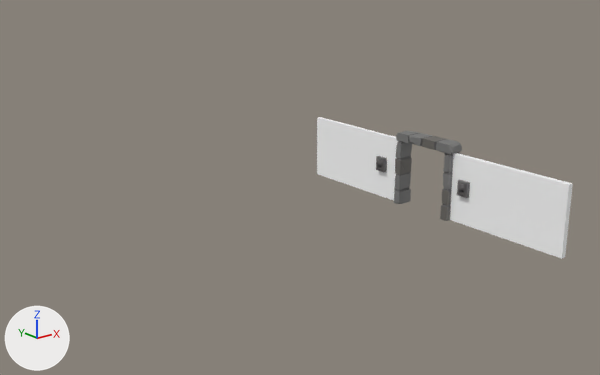
Two versions of the FBX model Assets/Source/Environment/Levels/Dungeon/Rooms/Arena 01/Models/Dungeon_Arena_01_Wall_03.fbx, one commit apart.
Rendered twice from a camera (50 mm lens) standing at (-32.0, -41.0, 20.5) and looking at (1.1, 0.3, 3.9). Arrows for +X, +Y and +Z are at lower left; the lights stay in place. Where no turn or scale is listed for an object, it has been applied to the vertices.

Script lines for the objects in view, before the commit:
```python
me_scene_026 = bpy.data.meshes.new('Scene.026')
me_scene_026.from_pydata(...)  # 745 vertices, 1278 faces; spans x 11.9..13.4, y -12.5..12.2, z 0.0..5.7
# faces by material slot: [28, 1250]
me_scene_026.materials.append(mat_dungeon_material_texturewalls)  # white #ffffff
me_scene_026.materials.append(mat_dungeon_material_01)  # its picture is missing
ob_dungeon_arena_01_wall_03 = bpy.data.objects.new('Dungeon_Arena_01_Wall_03', me_scene_026)
ob_dungeon_arena_01_wall_03.location = (0.0, 0.0, 0.0)
```
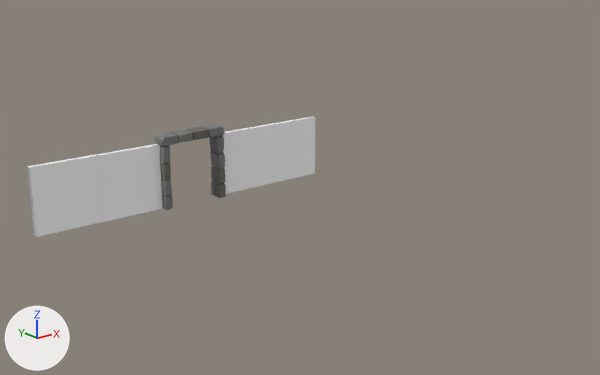
Boxes [x1, y1, x2, y2] around the edits, measured in the pictures (600 x 375 px; the box of a moved part takes in the faces that stretch with it):
'Dungeon_Arena_01_Wall_03', reshaped (12% wider, 15% shorter)
    before: [317, 117, 573, 259]
    after: [27, 116, 315, 237]
part 1 of me_scene_026, moved or reshaped
    before: [394, 131, 462, 221]
    after: [154, 125, 226, 210]
part 2 of me_scene_026, deleted
    before: [317, 117, 573, 259]
part 3 of me_scene_026, added
    after: [27, 116, 315, 237]

What the commit changed:
me_scene_026 is used by ob_dungeon_arena_01_wall_03; location (0.0, 0.0, 0.0).
me_scene_026 had 745 vertices, 1278 faces and spanned x 11.9..13.4, y -12.5..12.2, z 0.0..5.7.
me_scene_026 now has 305 vertices, 574 faces and spans x -12.5..12.5, y 11.9..13.1, z 0.0..5.7.
me_scene_026 part 1: the loose piece of 277 vertices spanning x 12.1..13.4, y -3.1..2.5, z 0.0..5.7 is turned 90 degrees about the z axis through its middle, then moved by (-12.7, 12.8, 0.0).
me_scene_026 part 2: 32 loose pieces with 468 vertices, spanning x 11.9..12.9, y -12.5..12.2, z 0.0..5.0, are deleted.
Part 3, on me_scene_026:
14 vertices are added at x -12.5..12.5, y 12.5..12.9, z 0.0.
14 new vertices lie (0.0, 0.0, 5.0) away from vertices in x -12.5..12.5, y 12.5..12.9, z 0.0.
24 new faces join them, mat_dungeon_material_texturewalls (white #ffffff).
